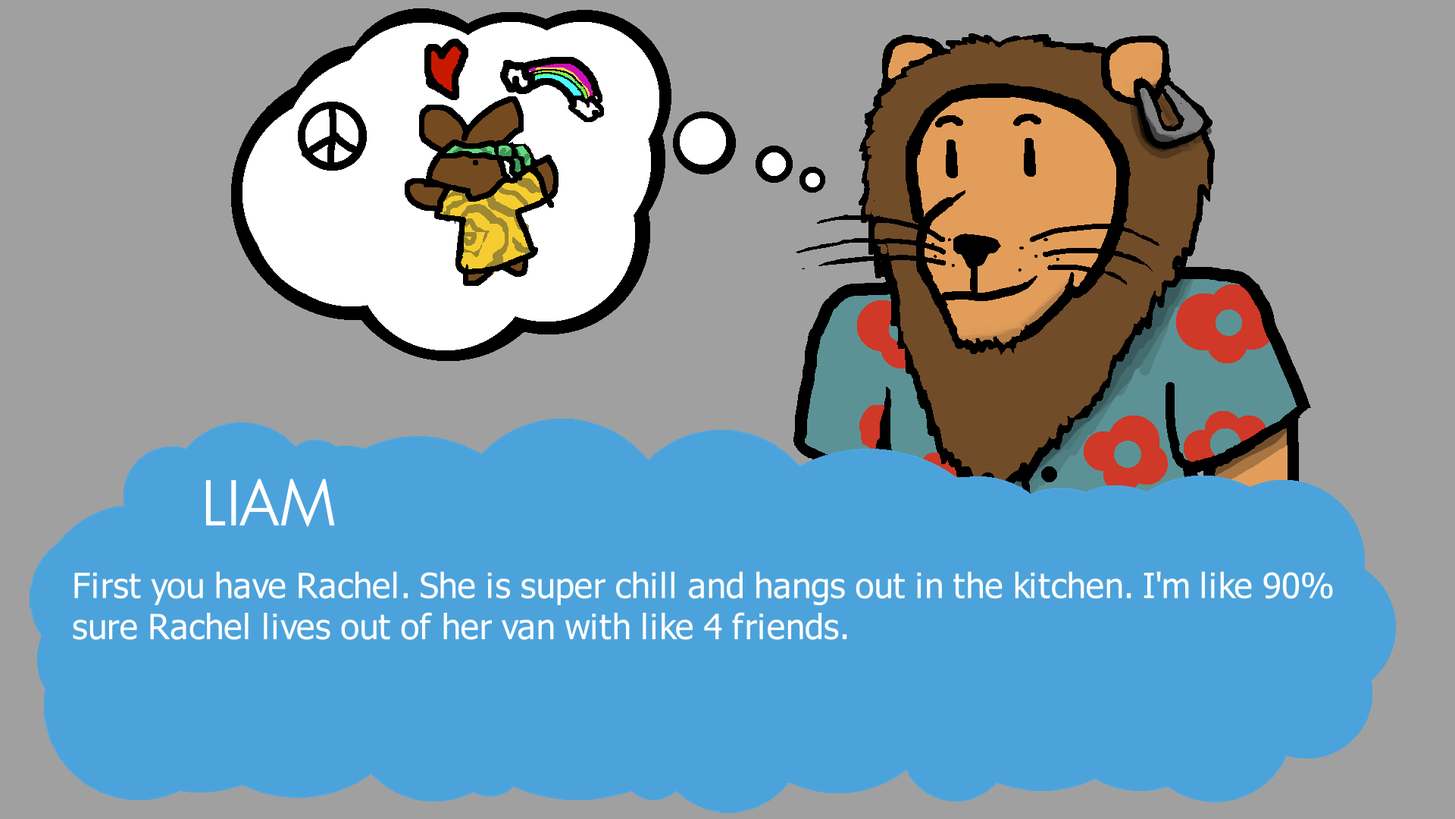
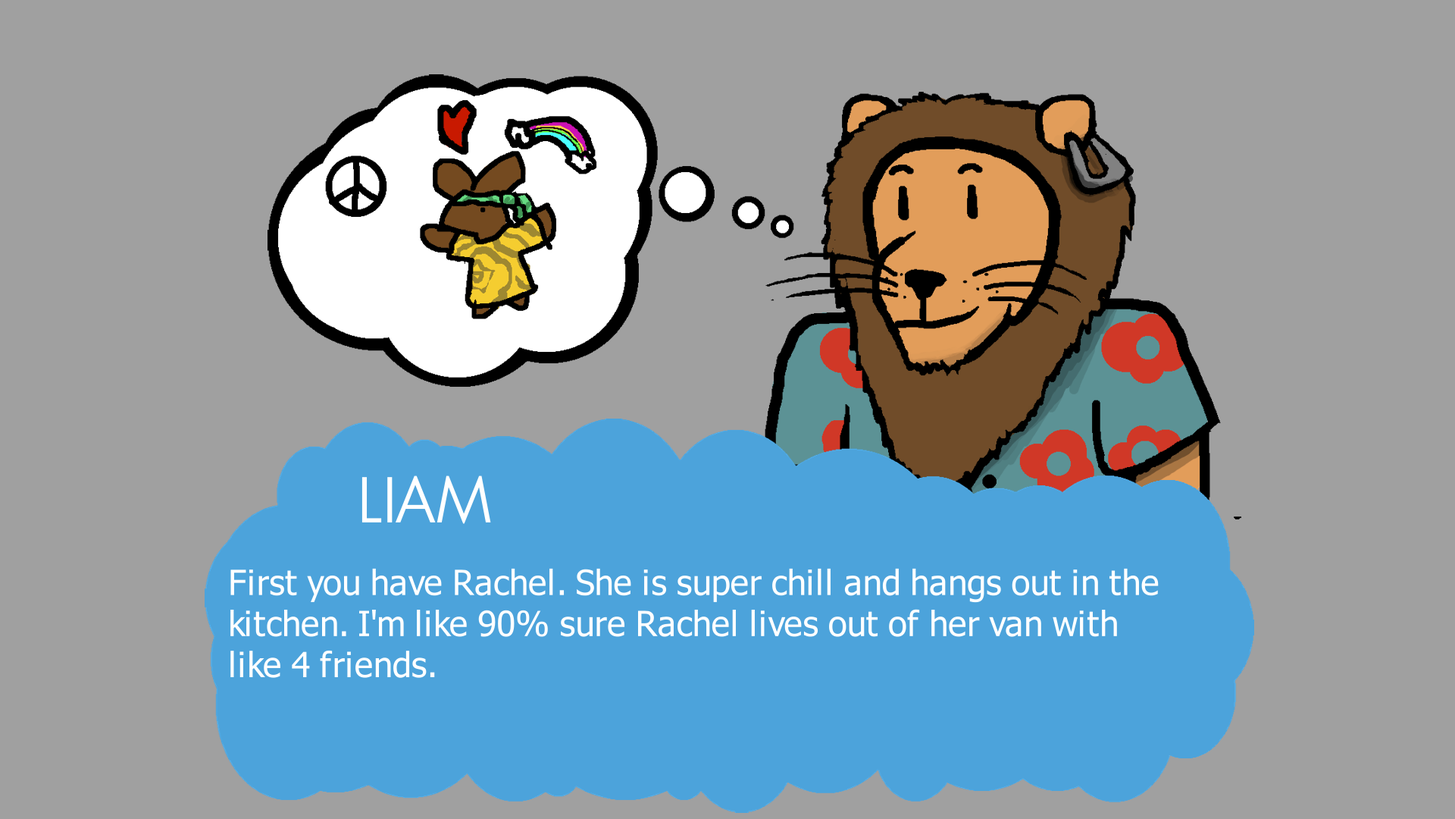
Two versions of the same layered image (1455×819). Layer-by-layer changes:
added group "Group 3" with 2 layers above "Vector Layer 1" over [204, 391, 1272, 813]
added layer "Bubble" in group "Group 3" over [204, 391, 1272, 813]
removed layer "Paint Layer 1" over [29, 339, 1397, 813]
painted on "Lines Merged" (1st of 4, in "Group 2") over [29, 8, 1397, 631]
painted on "Lines Merged" (2nd of 4, in "Group 2") over [679, 33, 1380, 583]
painted on "Color" (1st of 2, in "Group 2") over [29, 8, 1359, 631]
added group "Group 2" (2nd of 2) with 5 layers above "Background" over [242, 8, 1397, 680]
moved "Shadow" into group "Group 2", painted on it over [582, 9, 1380, 583]
added layer "Lines Merged" (3rd of 4, in "Group 2") in group "Group 2" over [242, 8, 1397, 680]
added layer "Lines Merged" (4th of 4, in "Group 2") in group "Group 2" over [727, 48, 1262, 534]
added layer "Color" (2nd of 2, in "Group 2") in group "Group 2" over [242, 48, 1213, 527]
painted on "Background" (1st of 2) over [29, 8, 1397, 813]
